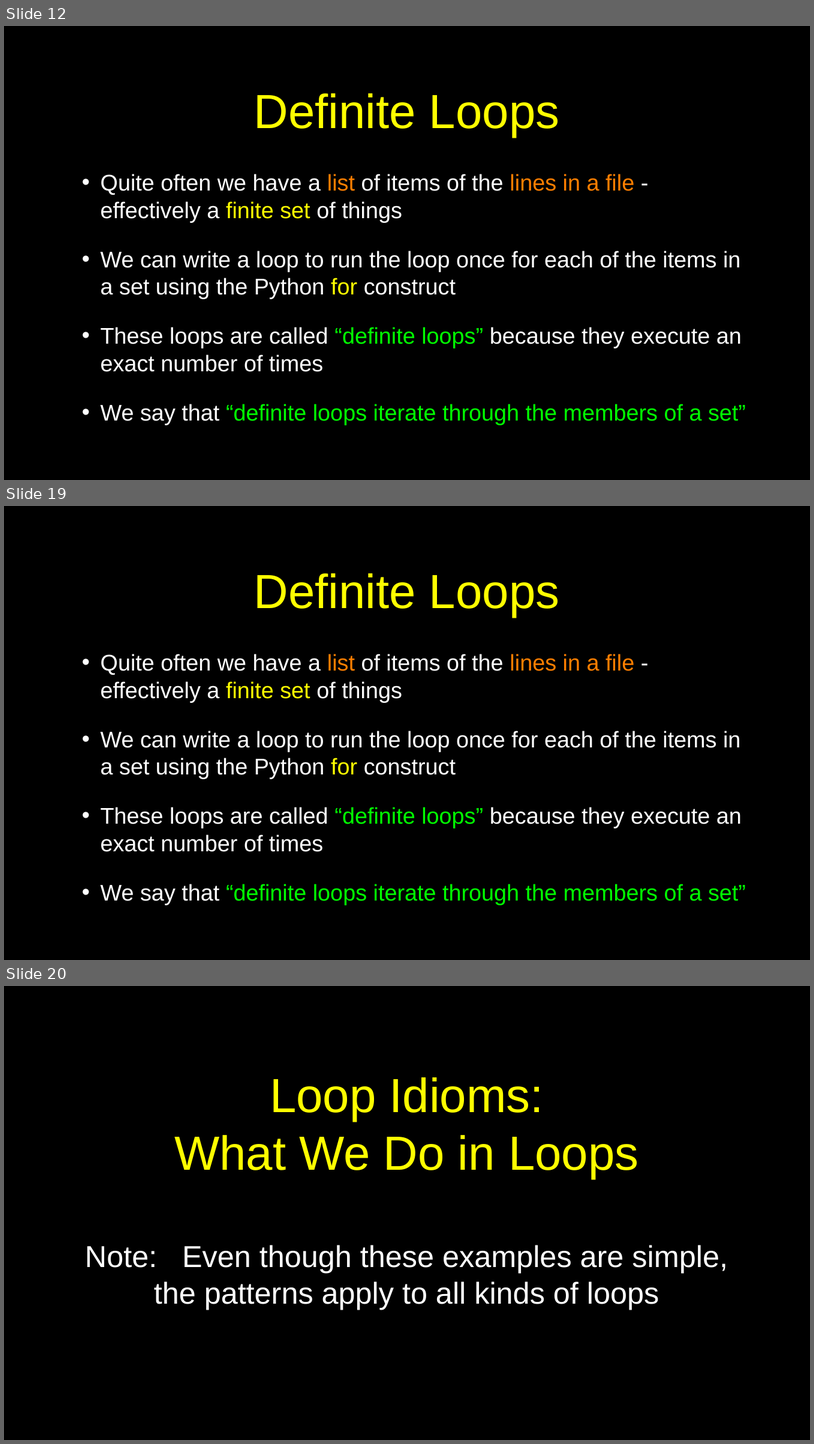
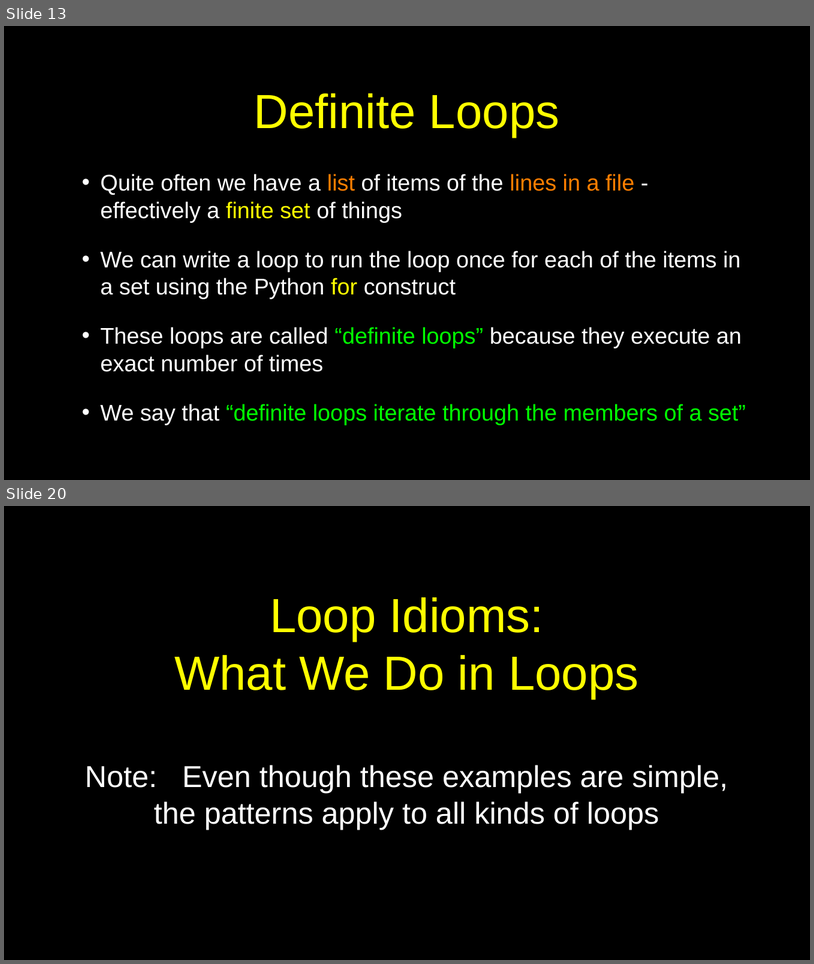
Before and after one commit to csev/py4e, a slide deck: lectures3/Pythonlearn-05-Iterations.pptx. Shown one above the other, each under a label of ours: slides 12, 19 and 20 before the commit, slides 13 and 20 after it; the slides between them are not shown. The pictures are 814x1444 and 814x964 pixels, drawn with LibreOffice and Linux fonts; fonts in the diff are those of the drawing. Boxes give left, top, right and bottom in pixels: in the first picture for what was removed or moved away, otherwise in the second. Text is boxed around its words. In the diff, an @@ line names an element or a change of style, - is before the commit and + after.

```diff
--- a/lectures3/Pythonlearn-05-Iterations.pptx
+++ b/lectures3/Pythonlearn-05-Iterations.pptx
@@ slide 19 removed at <box>4,506,810,960</box>, background #000000; not listed: 1 template element that a slide beside it also shows @@
@@ title removed at <box>254,573,560,618</box> @@
-Definite Loops
@@ text removed at <box>101,654,746,904</box> @@
-• Quite often we have a list of items of the lines in a file - effectively a finite set of things
-• We can write a loop to run the loop once for each of the items in a set using the Python for construct
-• These loops are called “definite loops” because they execute an exact number of times
-• We say that “definite loops iterate through the members of a set”
@@ what was slide 12 is now slide 13 @@
```
Also in this commit, not shown: 28 slides changed, 2 slides added.
